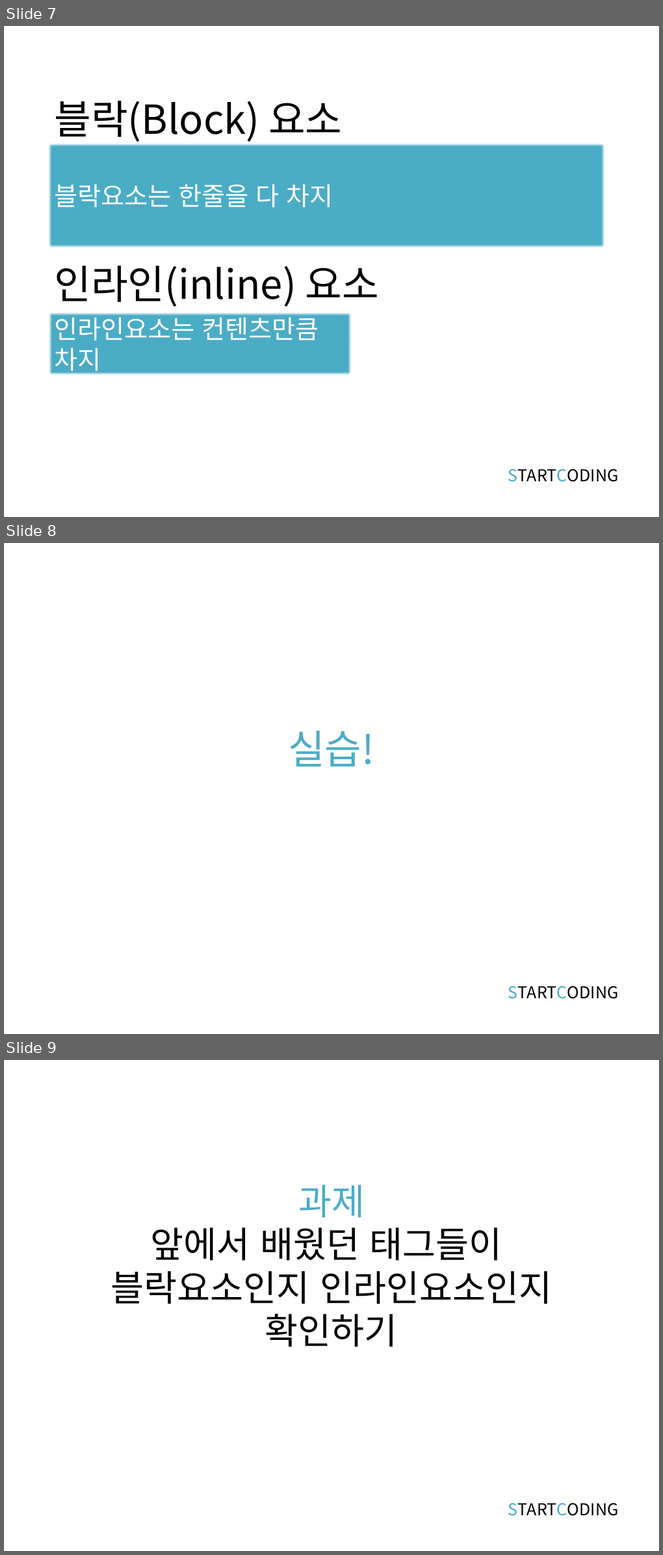
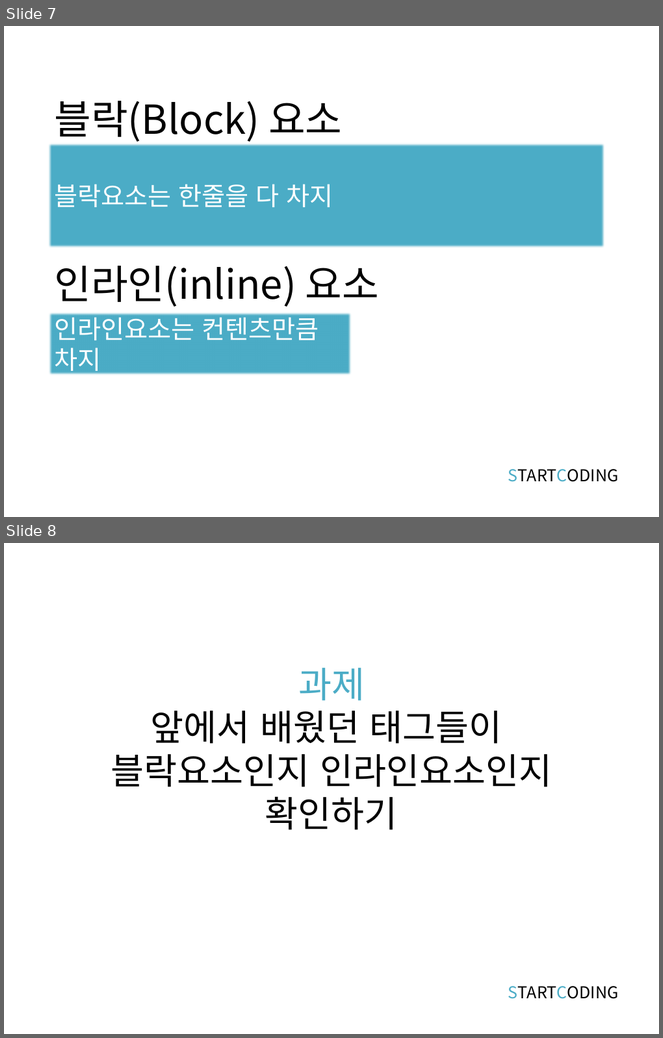
Before and after one commit to kwonkijun/web, a slide deck: 프론트엔드기초(PPT)/HTML5 5강_공간분할태그.pptx. Shown one above the other, each under a label of ours: slides 7, 8 and 9 before the commit, slides 7 and 8 after it. The pictures are 663x1555 and 663x1038 pixels, drawn with LibreOffice and Linux fonts; fonts in the diff are those of the drawing. Boxes give left, top, right and bottom in pixels: in the first picture for what was removed or moved away, otherwise in the second. Text is boxed around its words. In the diff, an @@ line names an element or a change of style, - is before the commit and + after.

```diff
--- a/프론트엔드기초(PPT)/HTML5 5강_공간분할태그.pptx
+++ b/프론트엔드기초(PPT)/HTML5 5강_공간분할태그.pptx
@@ slide 8 removed at (4,543,659,1034), background #FFFFFF @@
@@ title removed at (288,731,374,767) @@
-실습!
@@ text removed at (508,986,619,999) @@
-STARTCODING
@@ what was slide 9 is now slide 8 @@
```
Also in this commit, not shown: 30 other files.
